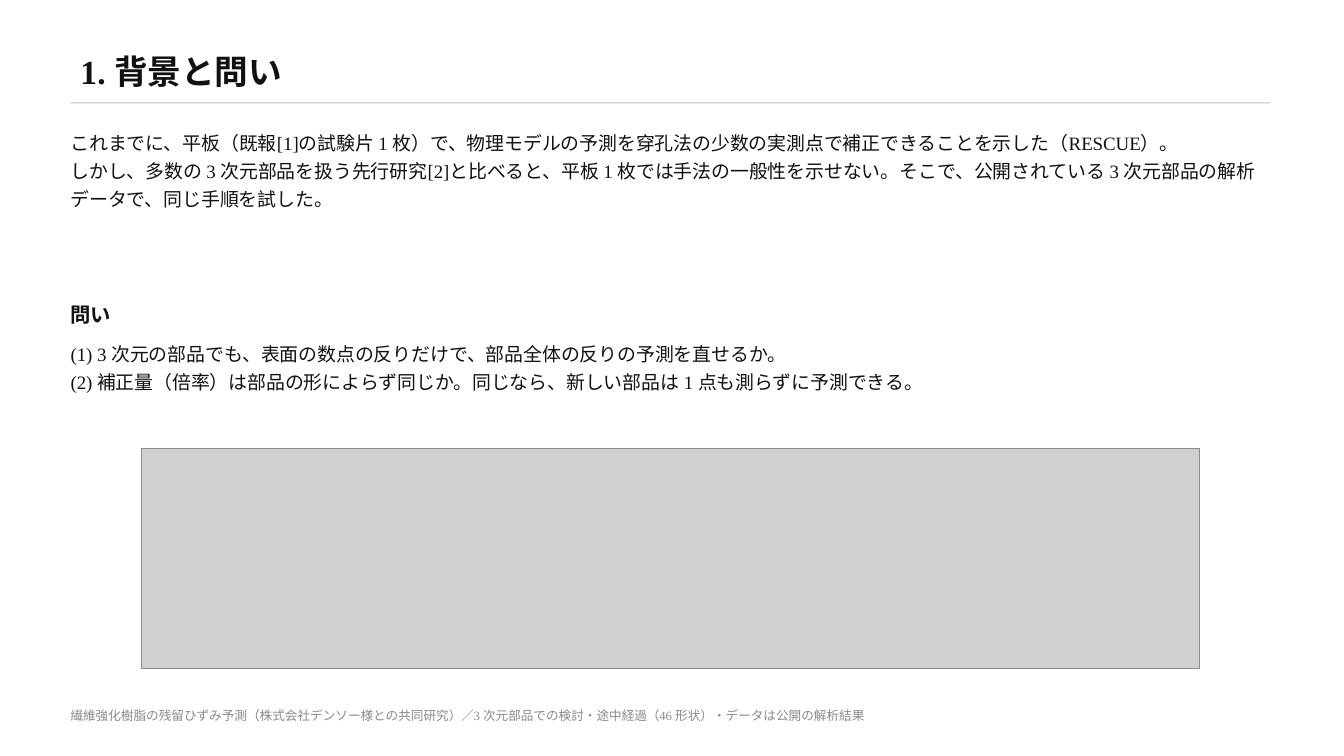
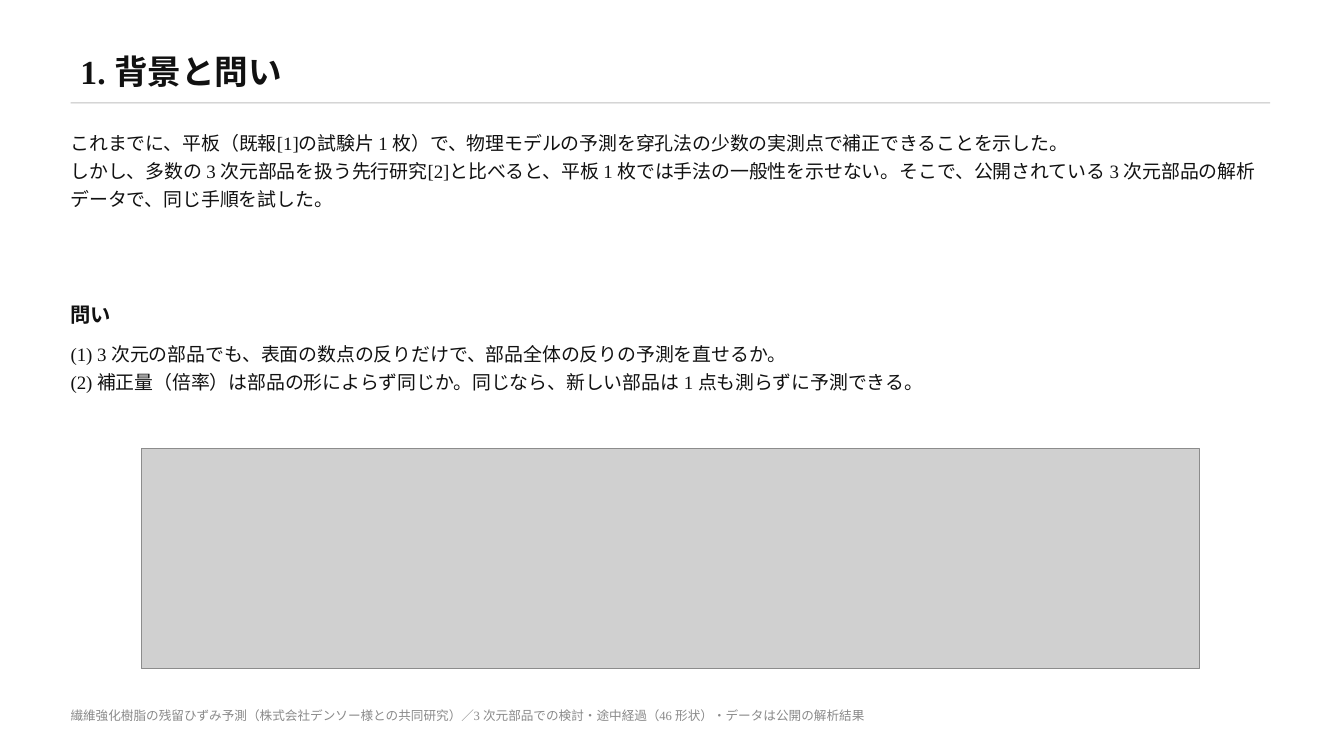
Before and after one commit to keisuke58/wccm2026-cfrp-gnn, a slide deck: slide 2 of slides/denso_rescue3d.pptx. Drawn at 1344x756 pixels with LibreOffice and Linux fonts; fonts in the diff are those of the drawing; grey boxes stand for pictures. Boxes give left, top, right and bottom in pixels: in the first picture for what was removed or moved away, otherwise in the second. Text is boxed around its words. In the diff, an @@ line names an element or a change of style, - is before the commit and + after.

```diff
--- a/slides/denso_rescue3d.pptx
+++ b/slides/denso_rescue3d.pptx
@@ text at [71, 134, 1068, 153]: text changed @@
-これまでに、平板（既報[1]の試験片 1 枚）で、物理モデルの予測を穿孔法の少数の実測点で補正できることを示した（RESCUE）。
+これまでに、平板（既報[1]の試験片 1 枚）で、物理モデルの予測を穿孔法の少数の実測点で補正できることを示した。
```
Also in this commit, not shown: 1 other slide changed, 8 other files.
